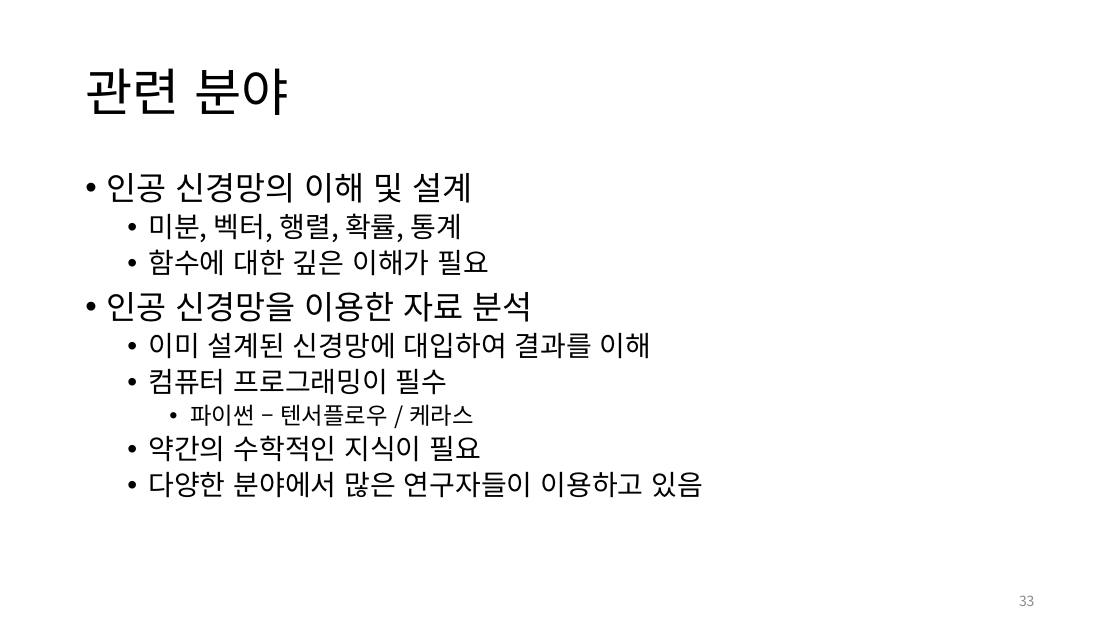
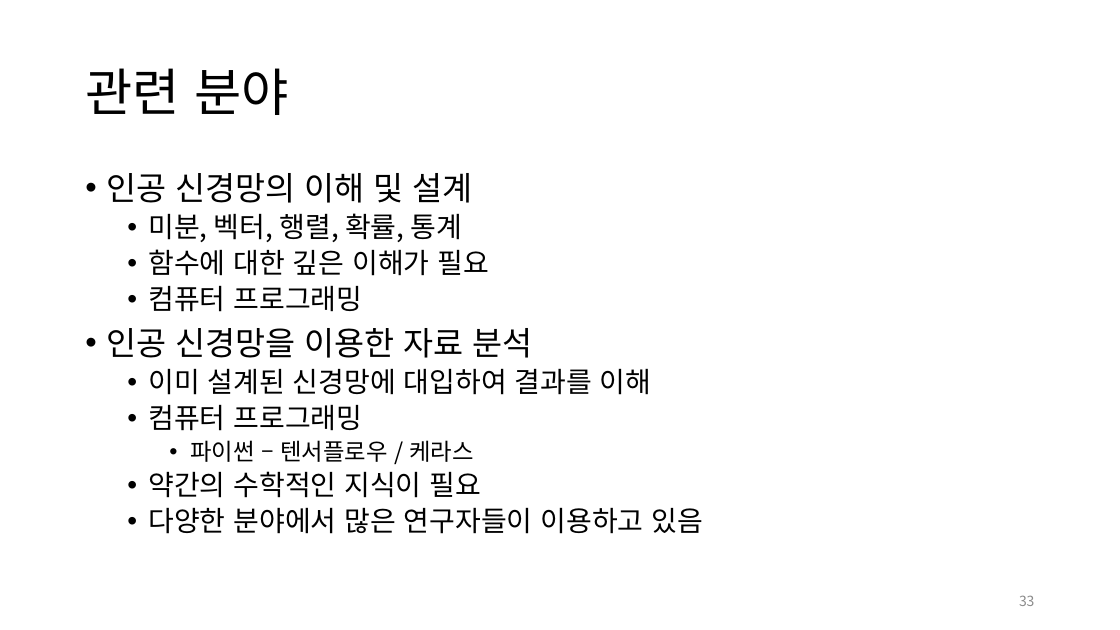
Before and after one commit to ggorr/MachineLearning, a slide deck: slide 33 of 인공 지능과 데이터 사이언스.pptx. Drawn at 1120x630 pixels with LibreOffice and Linux fonts; fonts in the diff are those of the drawing. Boxes give left, top, right and bottom in pixels: in the first picture for what was removed or moved away, otherwise in the second. Text is boxed around its words. In the diff, an @@ line names an element or a change of style, - is before the commit and + after.

```diff
--- a/인공 지능과 데이터 사이언스.pptx
+++ b/인공 지능과 데이터 사이언스.pptx
@@ text at bbox=[148, 285, 363, 312]: paragraph added @@
+  • 컴퓨터 프로그래밍
@@ text at bbox=[148, 404, 363, 431]: text changed @@
-  • 컴퓨터 프로그래밍이 필수
+  • 컴퓨터 프로그래밍
```
Also in this commit, not shown: 6 other slides changed, 1 slide added, 1 slide removed.
